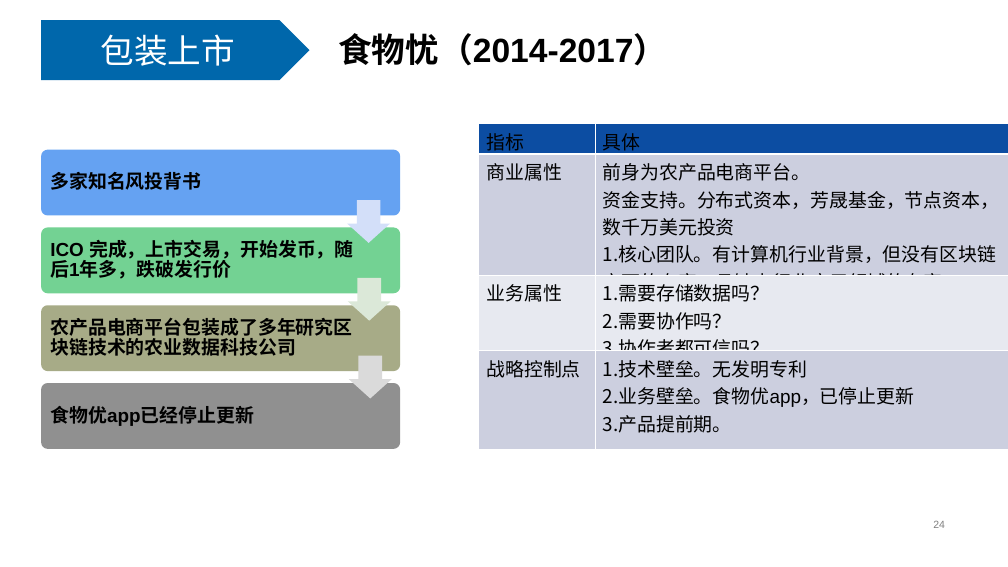
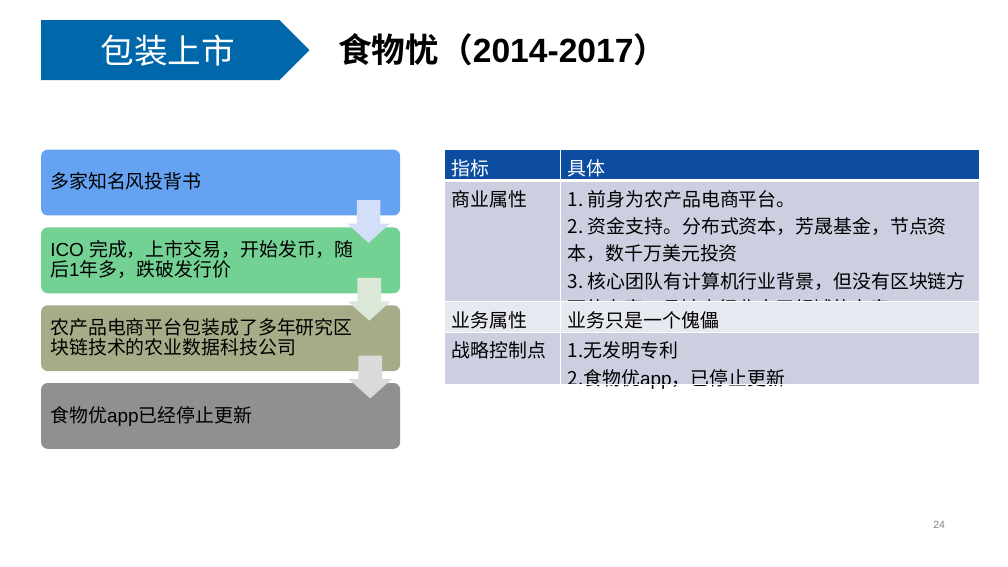
Before and after one commit to livingworld/IA004_blockchain, a slide deck: slide 24 of proc/区块链投资防骗指南 v0.32.pptx. Drawn at 1008x567 pixels with LibreOffice and Linux fonts; fonts in the diff are those of the drawing. Boxes give left, top, right and bottom in pixels: in the first picture for what was removed or moved away, otherwise in the second. Text is boxed around its words. In the diff, an @@ line names an element or a change of style, - is before the commit and + after.

```diff
--- a/proc/区块链投资防骗指南 v0.32.pptx
+++ b/proc/区块链投资防骗指南 v0.32.pptx
@@ table at bbox=[444, 150, 980, 394] @@
-row 2, column 2: 前身为农产品电商平台。 / 资金支持。分布式资本，芳晟基金，节点资本，数千万美元投资 / 核心团队。有计算机行业背景，但没有区块链方面的专家，且缺少行业应用领域的专家
+row 2, column 2: 1. 前身为农产品电商平台。 / 2. 资金支持。分布式资本，芳晟基金，节点资本，数千万美元投资 / 3. 核心团队有计算机行业背景，但没有区块链方面的专家，且缺少行业应用领域的专家
-row 3, column 2: 需要存储数据吗？ / 需要协作吗？ / 协作者都可信吗？
+row 3, column 2: 业务只是一个傀儡
-row 4, column 2: 技术壁垒。无发明专利 / 业务壁垒。食物优app，已停止更新 / 产品提前期。
+row 4, column 2: 无发明专利 / 食物优app，已停止更新
@@ text colour #000000 to #FFFFFF in "指标", "具体" @@
@@ table: place and size @@
-table at bbox=[479, 123, 1008, 449]
+table at bbox=[444, 150, 980, 394]
@@ bold off in 4 elements at bbox=[41, 150, 400, 216], bbox=[41, 228, 400, 293], bbox=[41, 306, 400, 371], bbox=[41, 383, 400, 449] @@
```
Also in this commit, not shown: 7 other slides changed, 1 slide added, 1 slide removed, 2 other files.
